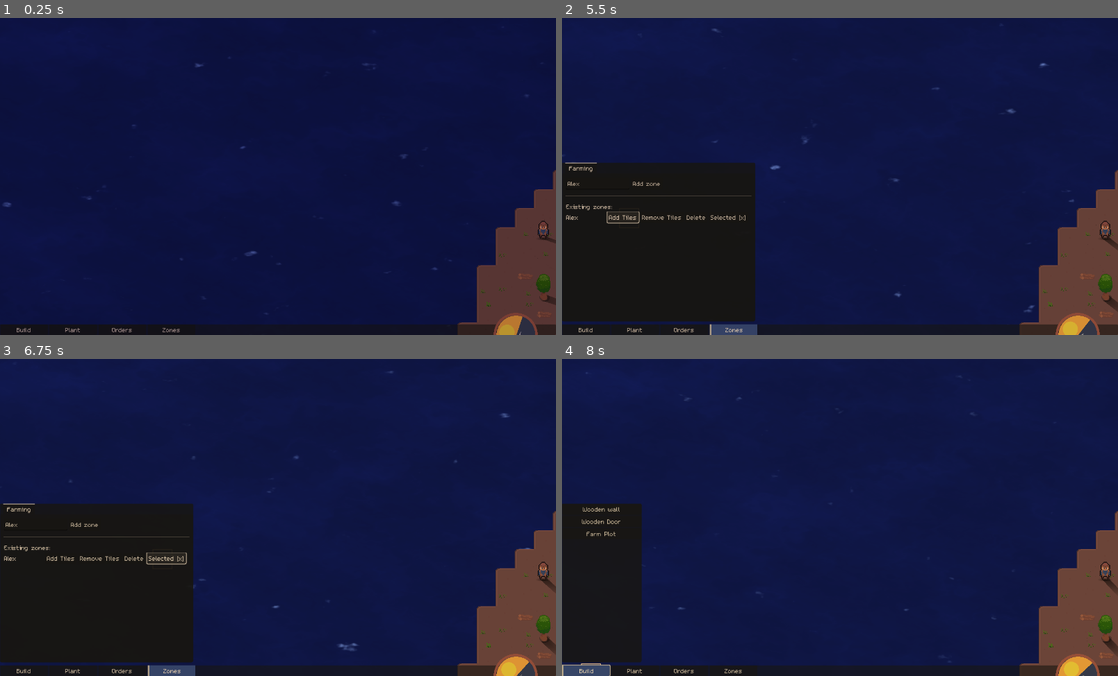
Above: before the commit, frames 1-4 (two rows, left to right).
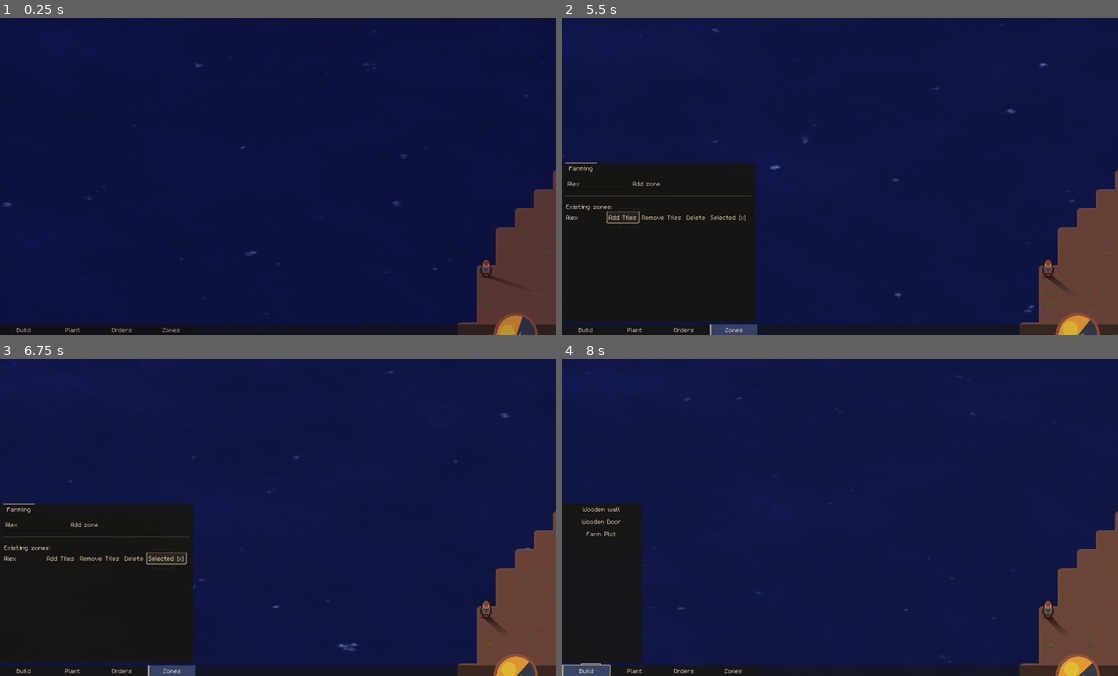
Above: after the commit, the same moments.

Repository: speakk/gnome_village
Game: Godot game, scene res://src/main.tscn
Same seed, same stepped clock (60 frames per second), same inputs: the game is played once before the commit and once after it.
Inputs (mouse positions are in pixels of both pictures, inside the frame that each line leads up to):
- Up to frame 1 (0.25 s): no input
- Up to frame 2 (5.5 s): click "Build" at 0.5 s; click "Plant" at 1.25 s; click "Orders" at 2 s; click "Zones" at 2.75 s; click (595, 182) at 3.52 s; type "Alex" at 3.6 s; click "Add zone" at 4.25 s; click "Add Tiles" at 5 s
- Up to frame 3 (6.75 s): click "Remove Tiles" at 5.75 s; click "Selected [x]" at 6.5 s
- Up to frame 4 (8 s): click "Build" at 7.25 s

The runs differ from the first frame. In frame 1, 0.4% of the frame differs, in the area x 86-100%, y 63-95%; in frame 2, 0.4%; in frame 3, 0.5%; in frame 4, 0.5%.

Commit message:
Gracefully handle tasks failing

Diff:
--- a/src/main.gd
+++ b/src/main.gd
@@ -9,8 +9,8 @@
 @export var yellow_light_amount: Curve
 
 const TEST_TREES = 20
-const TEST_RESOURCES = 300
-const TEST_SETTLERS = 30
+const TEST_RESOURCES = 0
+const TEST_SETTLERS = 2
 const DECAL_AMOUNT = 600
 
 func _ready() -> void:
@@ -19,7 +19,7 @@
 
 	Events.current_time_changed.connect(_current_time_changed)
 
-	var test_divider := 1
+	var test_divider := 3
 	var map_size_real_x := MainMap.MAP_SIZE_X * 24 / test_divider
 	var map_size_real_y := MainMap.MAP_SIZE_Y * 24 / test_divider
 
--- a/src/settler/settler.gd
+++ b/src/settler/settler.gd
@@ -129,13 +129,19 @@
 func start_task(task: Task) -> void:
 	var task_actuator := Tasks.create_task_actuator(task)
 	task.tree_exited.connect(_clean_up_actuator)
+	task.failed.connect(_task_failed)
 	add_child(task_actuator)
 	current_task_actuator = task_actuator
 	current_task_actuator.start_work()
 
 func _clean_up_actuator() -> void:
+	current_task_actuator.task.failed.disconnect(_task_failed)
+	current_task_actuator.task.tree_exited.disconnect(_clean_up_actuator)
 	remove_child(current_task_actuator)
 	current_task_actuator = null
+
+func _task_failed(_task: Task) -> void:
+	_clean_up_actuator()
 
 func finish_current_task() -> void:
 	current_task_actuator.finish()
--- a/src/tasks/task_actuators/bring_resource.gd
+++ b/src/tasks/task_actuators/bring_resource.gd
@@ -30,6 +30,7 @@
 	if not _material:
 		var material := find_closest_material(task.item_requirement)
 		if not material:
+			task.has_failed = true
 			return
 
 		_material = material
--- a/src/tasks/task_actuators/bring_resource.tscn
+++ b/src/tasks/task_actuators/bring_resource.tscn
@@ -14,7 +14,7 @@
 script = ExtResource("2_2s8wd")
 
 [node name="BeehaveTree" parent="." index="1" node_paths=PackedStringArray("blackboard")]
-blackboard = NodePath("@Node@17501")
+blackboard = NodePath("@Node@28386")
 
 [node name="SequenceComposite" type="Node" parent="BeehaveTree" index="0"]
 script = ExtResource("3_06fow")
--- a/src/tasks/task_assigner/trees/BlueprintTree.gd
+++ b/src/tasks/task_assigner/trees/BlueprintTree.gd
@@ -46,6 +46,7 @@
 				item_requirement = material_requirement,
 				inventory_holder_entity = blueprint
 			})
+			task.failed.connect(_handle_task_failure)
 			#bring_resource_leaf.set_task(Tasks.TaskId.BringResource, {
 				#tile_target: tile_target, material_requirement: material_requirement, blueprint: blueprint
 			#})
@@ -59,12 +60,16 @@
 	build_task.initialize({
 		blueprint = blueprint
 	})
+	build_task.failed.connect(_handle_task_failure)
 	build_leaf.set_task(build_task)
 	build_leaf.name = "Build_Leaf"
 
 	add_child(build_leaf)
 
 	return self
+
+func _handle_task_failure(task: Task) -> void:
+	pass
 
 func save() -> Dictionary:
 	var save_dict: Dictionary = {}
--- a/src/tasks/task_data/Task.gd
+++ b/src/tasks/task_data/Task.gd
@@ -1,6 +1,8 @@
 class_name Task extends Node
 
 var task_id: Tasks.TaskId
+
+signal failed(task: Task)
 
 var is_being_worked_on := false
 
@@ -10,7 +12,12 @@
 			Events.task_finished.emit(self)
 		is_finished = new_value
 
-var has_failed := false
+var has_failed := false:
+	set(new_value):
+		has_failed = new_value
+		if new_value:
+			failed.emit(self)
+			is_being_worked_on = false
 
 func initialize(params: Dictionary) -> void:
 	push_error("Task - Abstract initialize called. Did you forget to implement initialize?")
